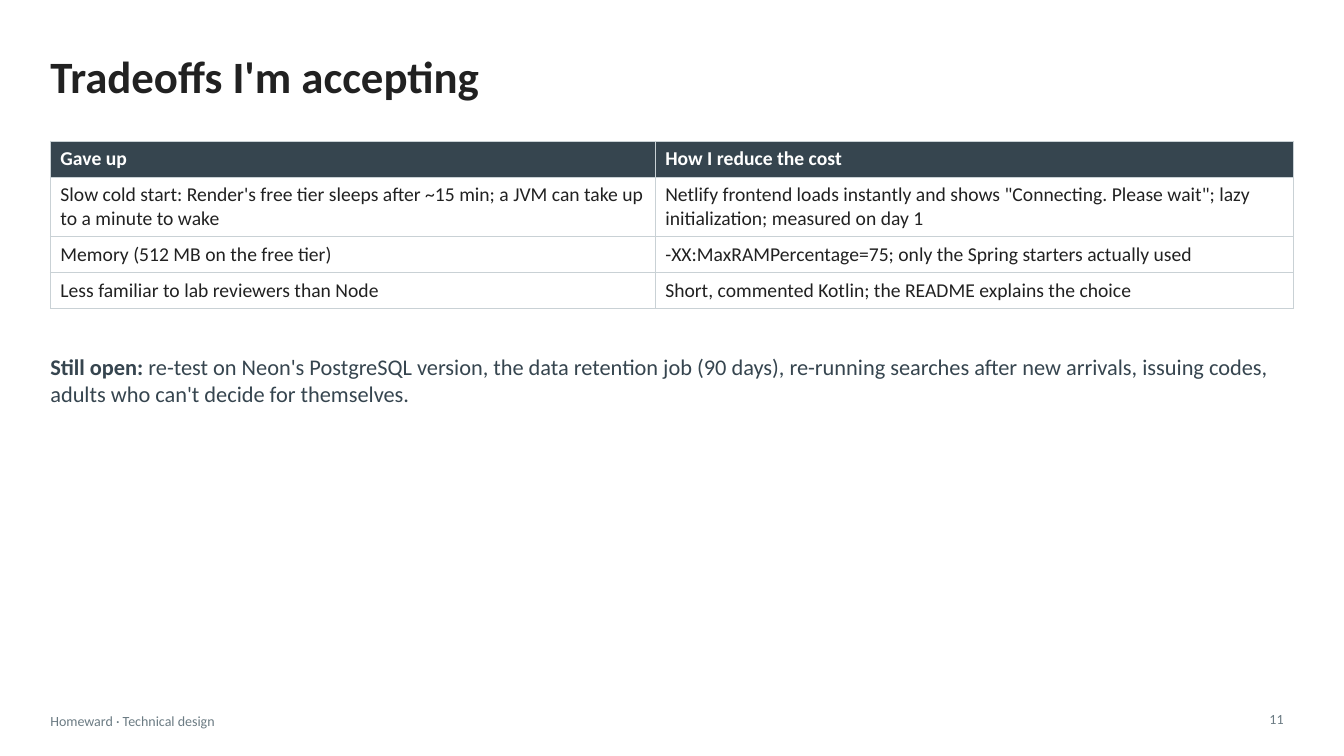
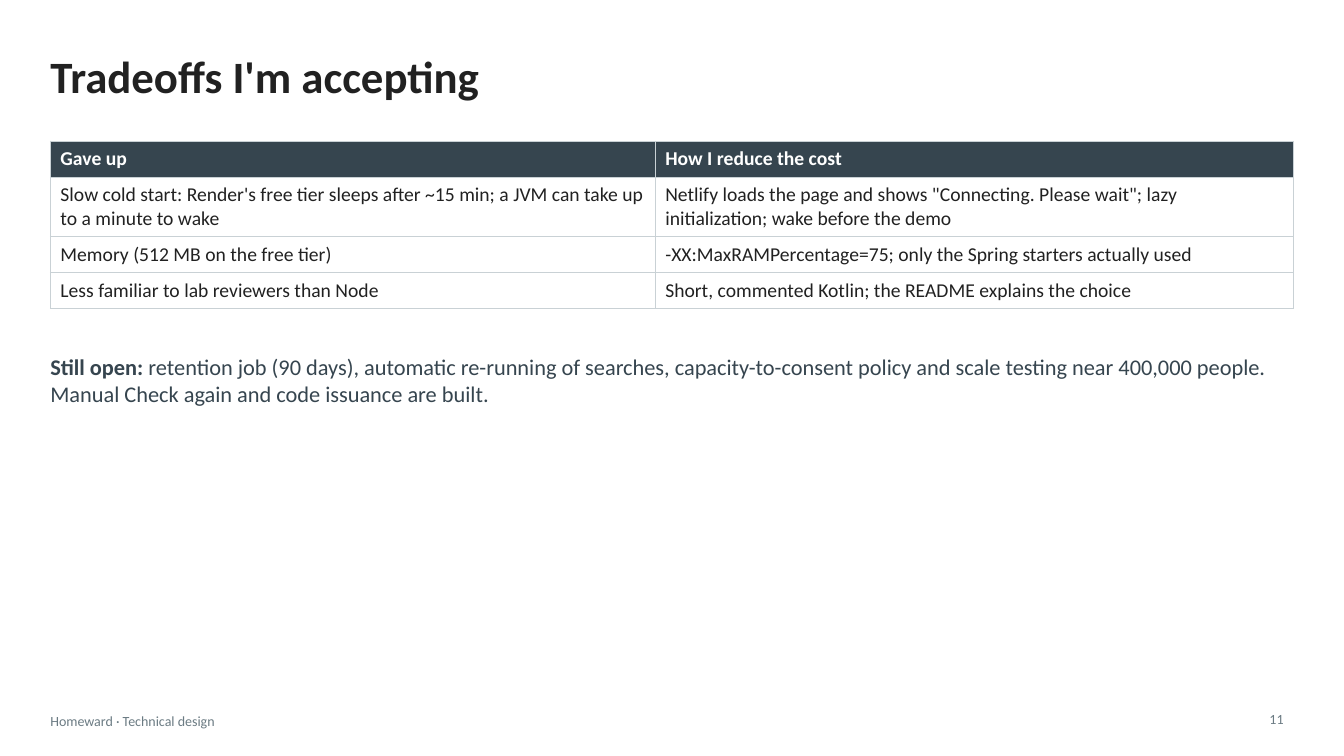
Before and after one commit to growingpenguin/homeward, a slide deck: slide 11 of Homeward_Design.pptx. Drawn at 1344x756 pixels with LibreOffice and Linux fonts; fonts in the diff are those of the drawing. Boxes give left, top, right and bottom in pixels: in the first picture for what was removed or moved away, otherwise in the second. Text is boxed around its words. In the diff, an @@ line names an element or a change of style, - is before the commit and + after.

Commit message:
docs: align submission deck and README with the implemented demo

```diff
--- a/Homeward_Design.pptx
+++ b/Homeward_Design.pptx
@@ table at <box>50,141,1294,304</box> @@
@@ row 2, column 2: "Netlify frontend loads instantly and shows "Connecting. Please wait"; lazy initialization; measured on day 1" to "Netlify loads the page and shows "Connecting. Please wait"; lazy initialization; wake before the demo" @@
@@ text at <box>50,359,1265,406</box>: text changed @@
-Still open: re-test on Neon's PostgreSQL version, the data retention job (90 days), re-running searches after new arrivals, issuing codes, adults who can't decide for themselves.
+Still open: retention job (90 days), automatic re-running of searches, capacity-to-consent policy and scale testing near 400,000 people. Manual Check again and code issuance are built.
```
Also in this commit, not shown: 10 other slides changed, 3 other files.
